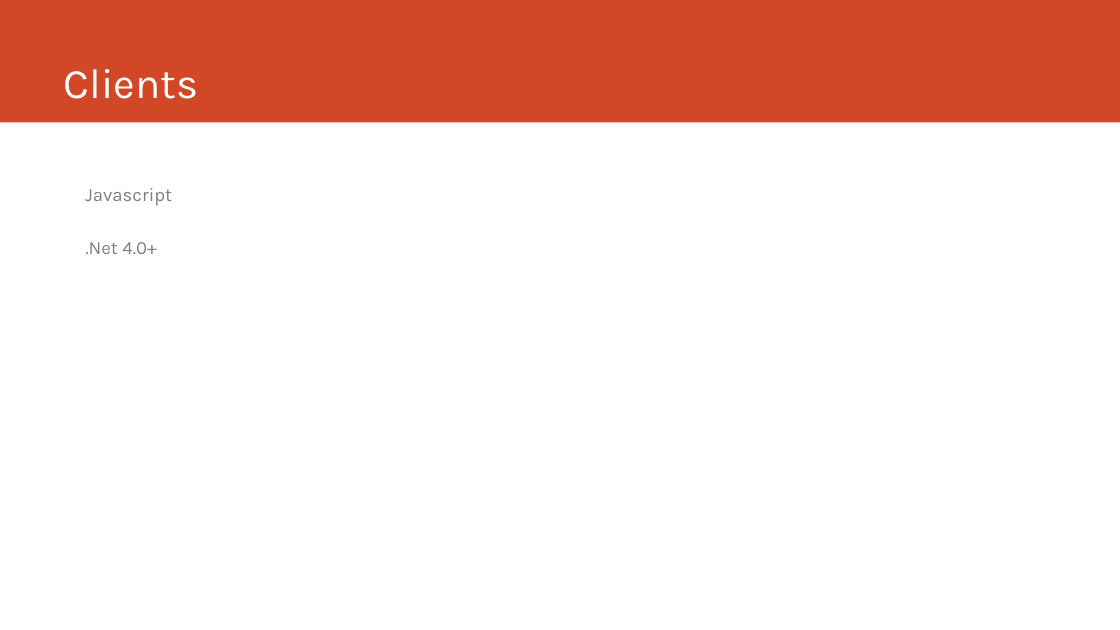
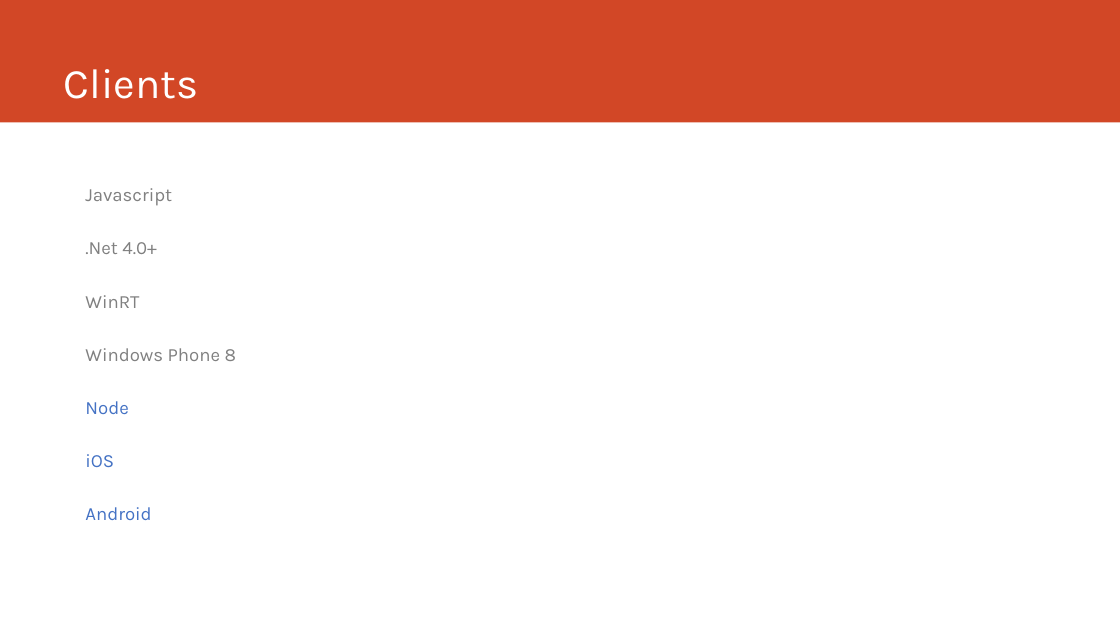
Before and after one commit to PeteGoo/Presentations.SignalR, a slide deck: slide 16 of SignalR.pptx (slide 15 before the commit). Drawn at 1120x630 pixels with LibreOffice and Linux fonts; fonts in the diff are those of the drawing. Boxes give left, top, right and bottom in pixels: in the first picture for what was removed or moved away, otherwise in the second. Text is boxed around its words. In the diff, an @@ line names an element or a change of style, - is before the commit and + after.

```diff
--- a/SignalR.pptx
+++ b/SignalR.pptx
@@ text at bbox=[85, 295, 236, 520]: paragraphs added @@
+WinRT
+Windows Phone 8
+Node
+iOS
+Android
```
Also in this commit, not shown: 3 other slides changed, 1 slide added, 25 other files.
